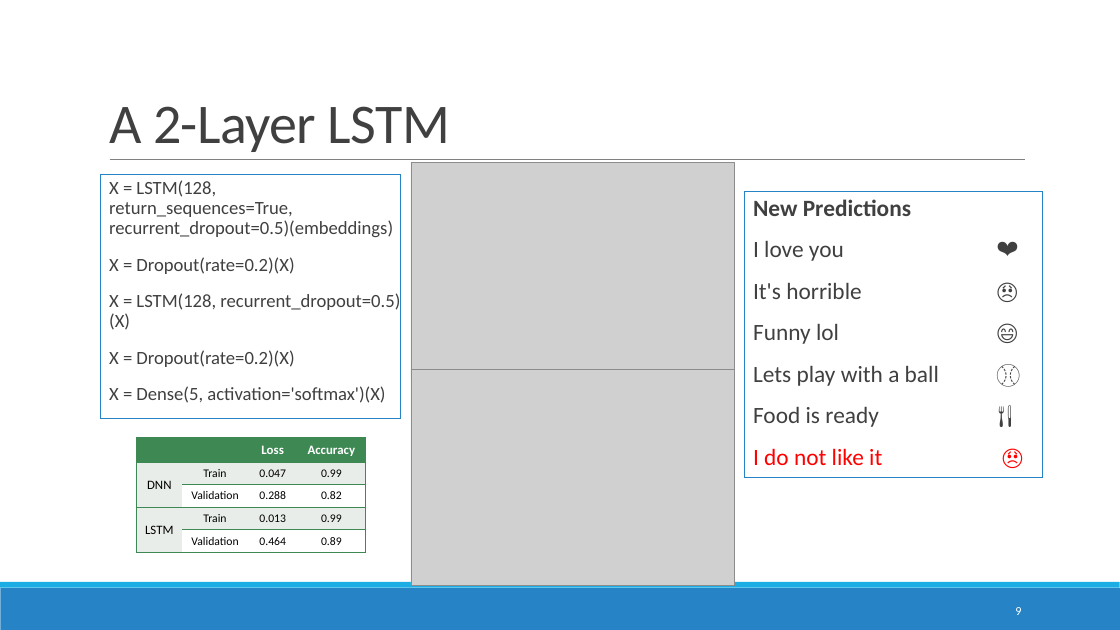
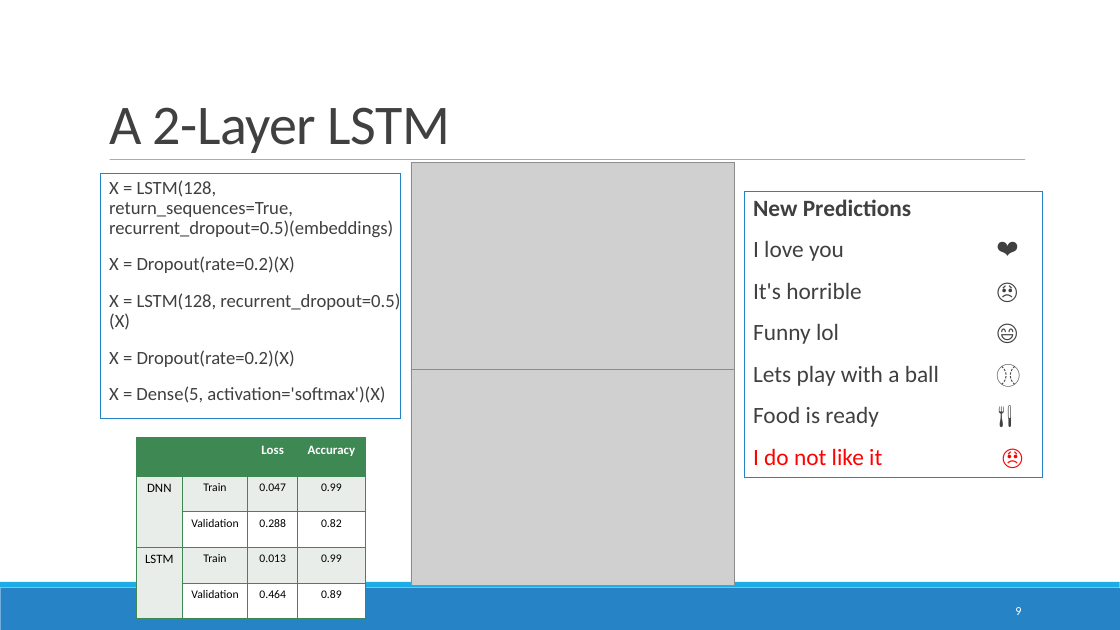
Before and after one commit to ericagreen/NLP-sentiment-analysis, a slide deck: slide 9 of Slides.pptx. Drawn at 1120x630 pixels with LibreOffice and Linux fonts; fonts in the diff are those of the drawing; grey boxes stand for pictures. Boxes give left, top, right and bottom in pixels: in the first picture for what was removed or moved away, otherwise in the second. Text is boxed around its words. In the diff, an @@ line names an element or a change of style, - is before the commit and + after.

```diff
--- a/Slides.pptx
+++ b/Slides.pptx
@@ line (110, 160) - (1026, 160): stroke #808080 0.5 pt to #808080 0.51 pt @@
@@ table at <box>137,438,365,602</box> @@
@@ borders changed @@
```
Also in this commit, not shown: 9 other slides changed, 2 other files.
